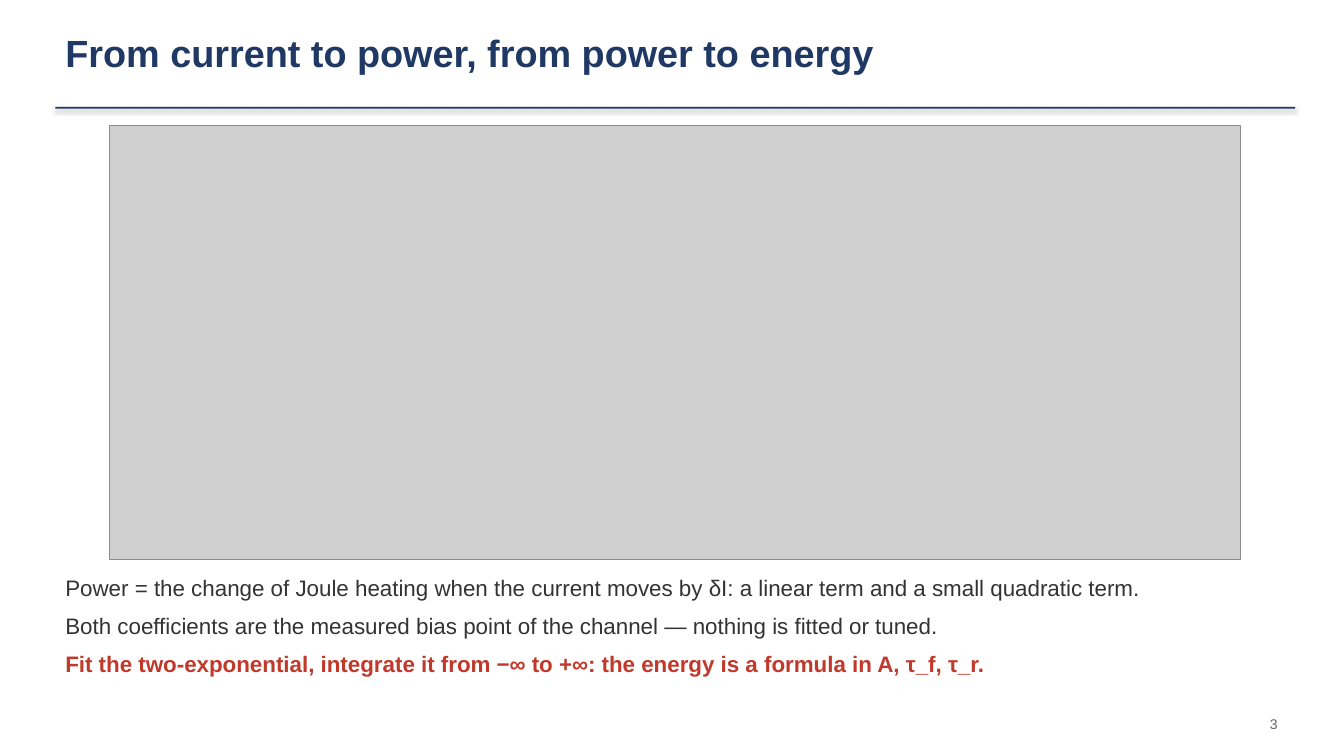
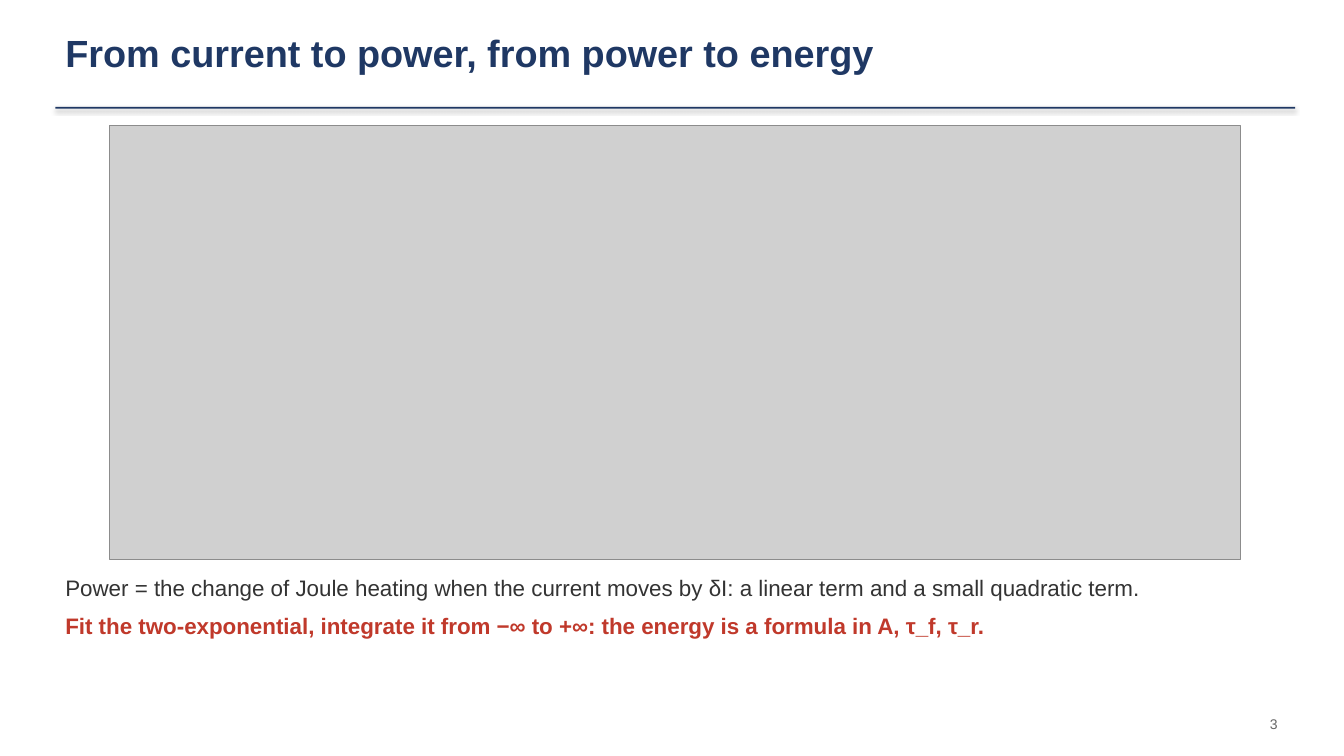
Before and after one commit to ZhihengLi0/urop, a slide deck: slide 3 of snolab/collection_efficiency/presentation/SNOLAB_R4_collection_efficiency_20260910.pptx. Drawn at 1344x756 pixels with LibreOffice and Linux fonts; fonts in the diff are those of the drawing; grey boxes stand for pictures. Boxes give left, top, right and bottom in pixels: in the first picture for what was removed or moved away, otherwise in the second. Text is boxed around its words. In the diff, an @@ line names an element or a change of style, - is before the commit and + after.

```diff
--- a/snolab/collection_efficiency/presentation/SNOLAB_R4_collection_efficiency_20260910.pptx
+++ b/snolab/collection_efficiency/presentation/SNOLAB_R4_collection_efficiency_20260910.pptx
@@ text at (65, 617, 937, 639): paragraph removed @@
-Both coefficients are the measured bias point of the channel — nothing is fitted or tuned.
```
Also in this commit, not shown: 5 other files.
